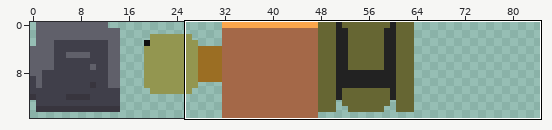
Two versions of one sprite sheet, assets/tiled/stacked_tilemap.png. The first picture is a wide view before the edit; the outline marks the close-up.
Close-up. Old version:
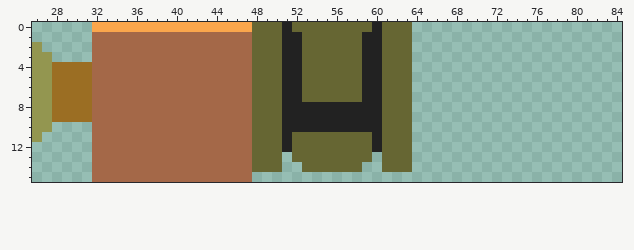
The file is 192x16 pixels. Shown: x 26..84, y 0..15. The wide view leaves out empty margins.
Once edited:
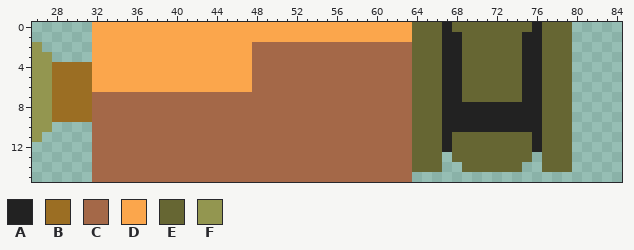
Palette (. is transparent): A #222222  B #9b6e23  C #a46848  D #fba64c  E #666633  F #939650
Author's note on the commit: updating tilemap config and level
Edits made:
Colour A is added in row 0 at x 67 and 76; in rows 1 to 7 at x 67 to 68 and 75 to 76; in rows 8 to 10 at x 67 to 76; in rows 11 to 12 at x 67 and 76.
Colour C is added in row 13 at x 51 and 60; in row 14 at x 51 to 52 and 59 to 60; in row 15 at x 48 to 63.
Colour C replaces colour A in rows 2 to 7 at x 51 to 52 and 59 to 60; in rows 8 to 10 at x 51 to 60; in rows 11 to 12 at x 51 and 60.
Colour C replaces colour E in rows 2 to 7 at x 48 to 50, 53 to 58 and 61 to 63; in rows 8 to 10 at x 48 to 50 and 61 to 63; in rows 11 to 13 at x 48 to 50, 52 to 59 and 61 to 63; in row 14 at x 48 to 50, 53 to 58 and 61 to 63.
Colour D replaces colour A in row 0 at x 51 and 60; in row 1 at x 51 to 52 and 59 to 60.
Colour D replaces colour C in rows 1 to 6 at x 32 to 47.
Colour D replaces colour E in row 0 at x 48 to 50, 52 to 59 and 61 to 63; in row 1 at x 48 to 50, 53 to 58 and 61 to 63.
Colour E is added in row 0 at x 64 to 66, 68 to 75 and 77 to 79; in rows 1 to 7 at x 64 to 66, 69 to 74 and 77 to 79; in rows 8 to 10 at x 64 to 66 and 77 to 79; in rows 11 to 13 at x 64 to 66, 68 to 75 and 77 to 79; in row 14 at x 64 to 66, 69 to 74 and 77 to 79.
